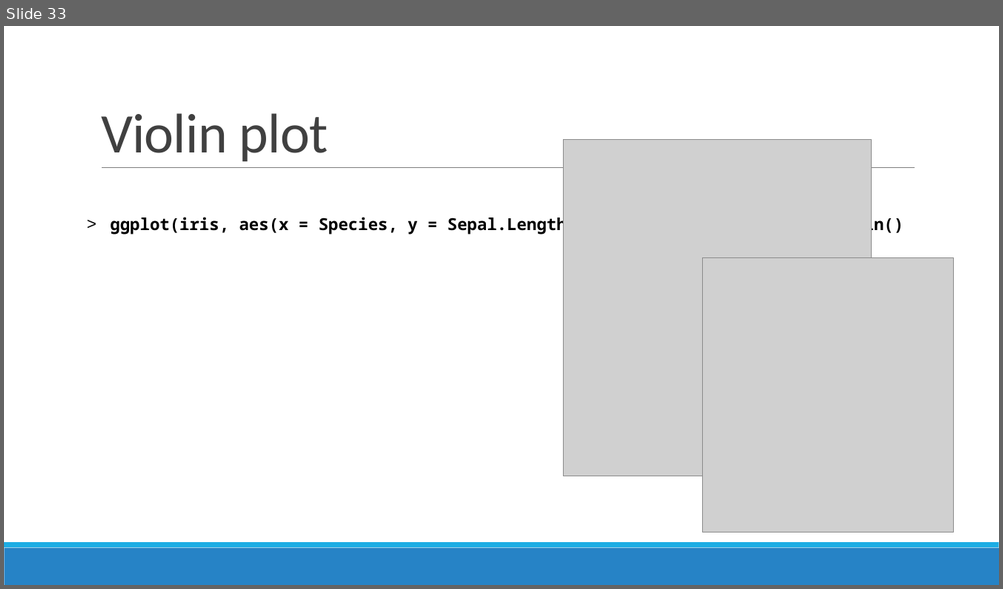
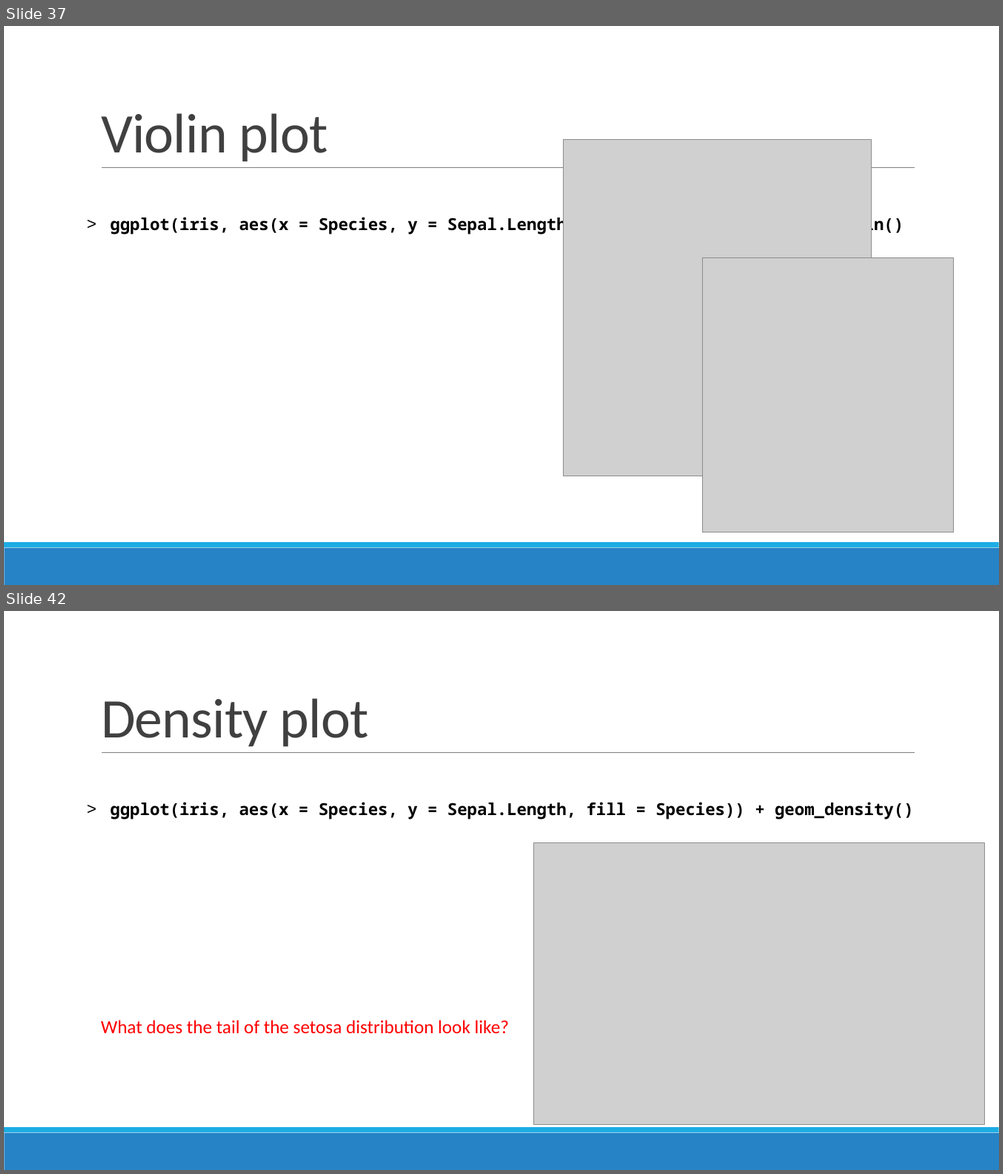
Before and after one commit to sjspielman/bio5312_fall2017, a slide deck: slides/day2_intro_to_tidyverse.pptx. Shown one above the other, each under a label of ours: slide 33 before the commit, slides 37 and 42 after it; the slides between them are not shown. The pictures are 1003x589 and 1003x1174 pixels, drawn with LibreOffice and Linux fonts; fonts in the diff are those of the drawing; grey boxes stand for pictures. Boxes give left, top, right and bottom in pixels: in the first picture for what was removed or moved away, otherwise in the second. Text is boxed around its words. In the diff, an @@ line names an element or a change of style, - is before the commit and + after.

```diff
--- a/slides/day2_intro_to_tidyverse.pptx
+++ b/slides/day2_intro_to_tidyverse.pptx
@@ slide 42 added at bbox=[4, 611, 999, 1170], background #FFFFFF; not listed: 3 template elements that a slide beside it also shows @@
@@ title added at bbox=[101, 698, 369, 746], 54 pt, text #404040 @@
+Density plot
@@ text added at bbox=[110, 802, 913, 820], 16 pt, text #000000, bold @@
+> ggplot(iris, aes(x = Species, y = Sepal.Length, fill = Species)) + geom_density()
@@ picture added at bbox=[534, 843, 985, 1125] @@
@@ text added at bbox=[101, 1020, 509, 1034], 18 pt, text #FF0000 @@
+What does the tail of the setosa distribution look like?
@@ what was slide 33 is now slide 37 @@
```
Also in this commit, not shown: 4 slides changed, 8 other slides added, 9 other files.
